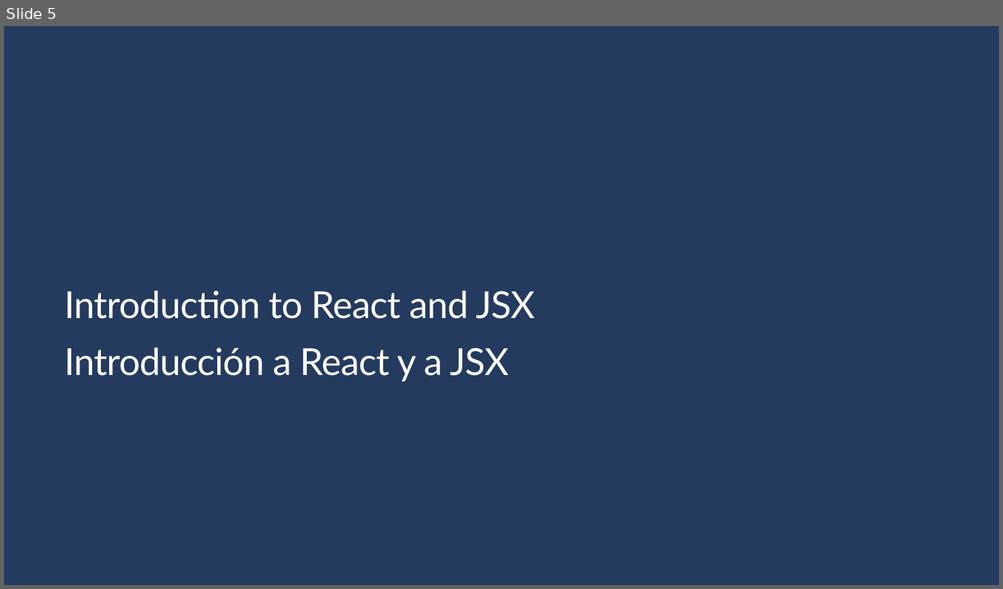
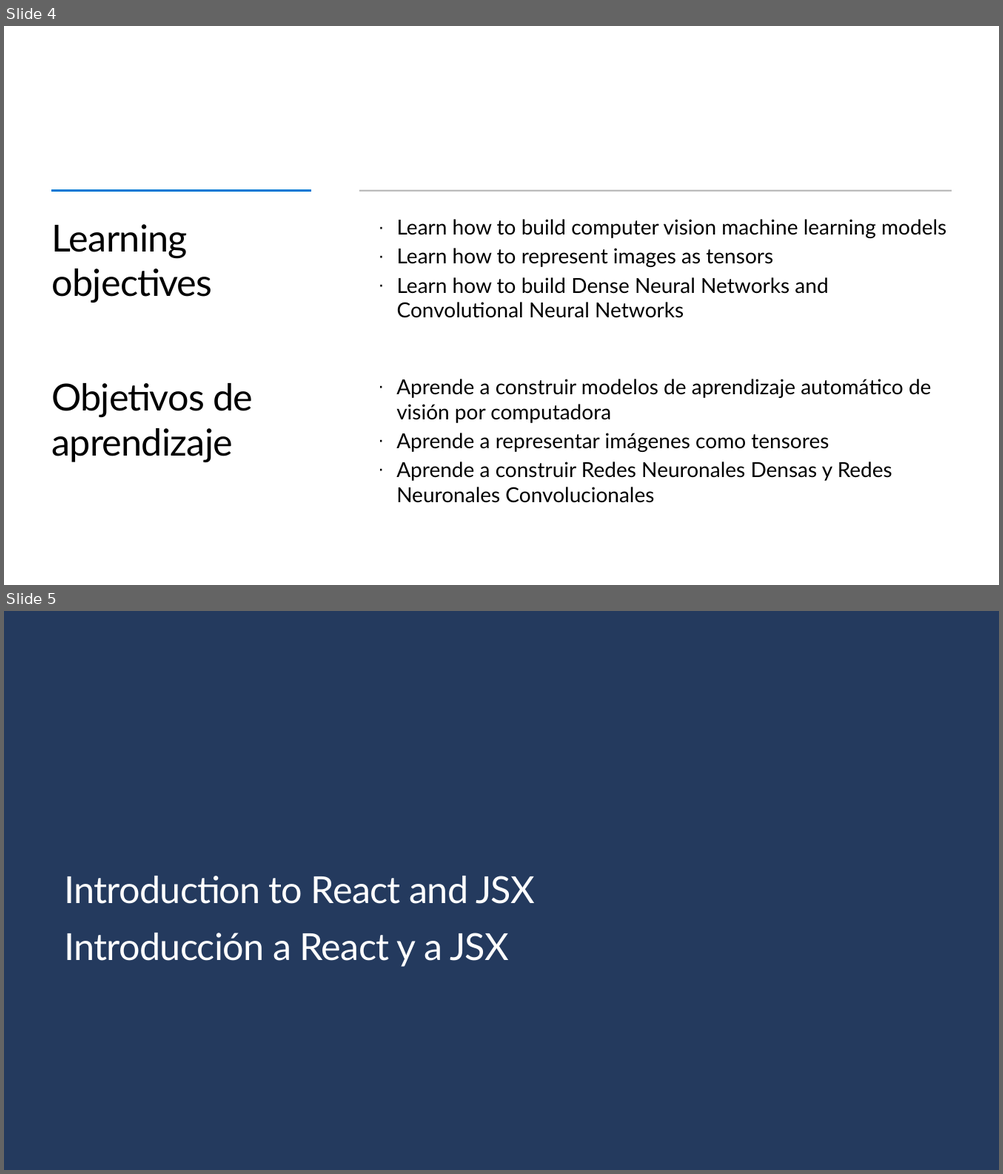
Before and after one commit to Gilberto-Guzman-Student-Ambassadors/Introduction_to_Computer_Vision_with_TensorFlow, a slide deck: presentation/slides.pptx. Shown one above the other, each under a label of ours: slide 5 before the commit, slides 4 and 5 after it. The pictures are 1003x589 and 1003x1174 pixels, drawn with LibreOffice and Linux fonts; fonts in the diff are those of the drawing; background and template pictures are left out. Boxes give left, top, right and bottom in pixels: in the first picture for what was removed or moved away, otherwise in the second. Text is boxed around its words. In the diff, an @@ line names an element or a change of style, - is before the commit and + after.

```diff
--- a/presentation/slides.pptx
+++ b/presentation/slides.pptx
@@ slide 4 added at [4,26,999,585], background #FFFFFF @@
@@ line added from (52, 191) to (311, 191), #0078D4 2.25 pt @@
@@ line added from (359, 191) to (951, 191), #000000 1.5 pt @@
@@ title added at [52,224,213,303], 36 pt, text #000000 @@
+Learning objectives
@@ text added at [397,219,946,318], 20 pt, text #000000 @@
+  · Learn how to build computer vision machine learning models
+  · Learn how to represent images as tensors
+  · Learn how to build Dense Neural Networks and Convolutional Neural Networks
@@ text added at [396,379,930,503], 20 pt, text #000000 @@
+  · Aprende a construir modelos de aprendizaje automático de visión por computadora
+  · Aprende a representar imágenes como tensores
+  · Aprende a construir Redes Neuronales Densas y Redes Neuronales Convolucionales
@@ text added at [51,383,253,462], 36 pt, text #000000 @@
+Objetivos de aprendizaje
```
Also in this commit, not shown: 3 slides changed, 11 other slides added, 8 slides removed, 1 other file.
